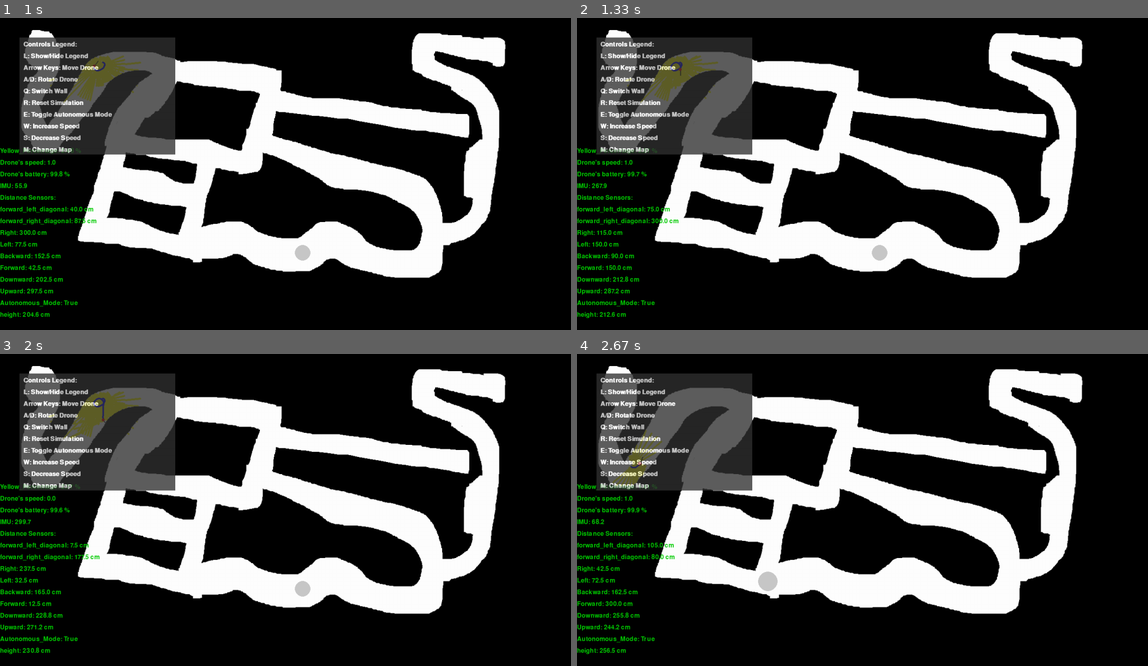
Above: before the commit, frames 1-4 (two rows, left to right).
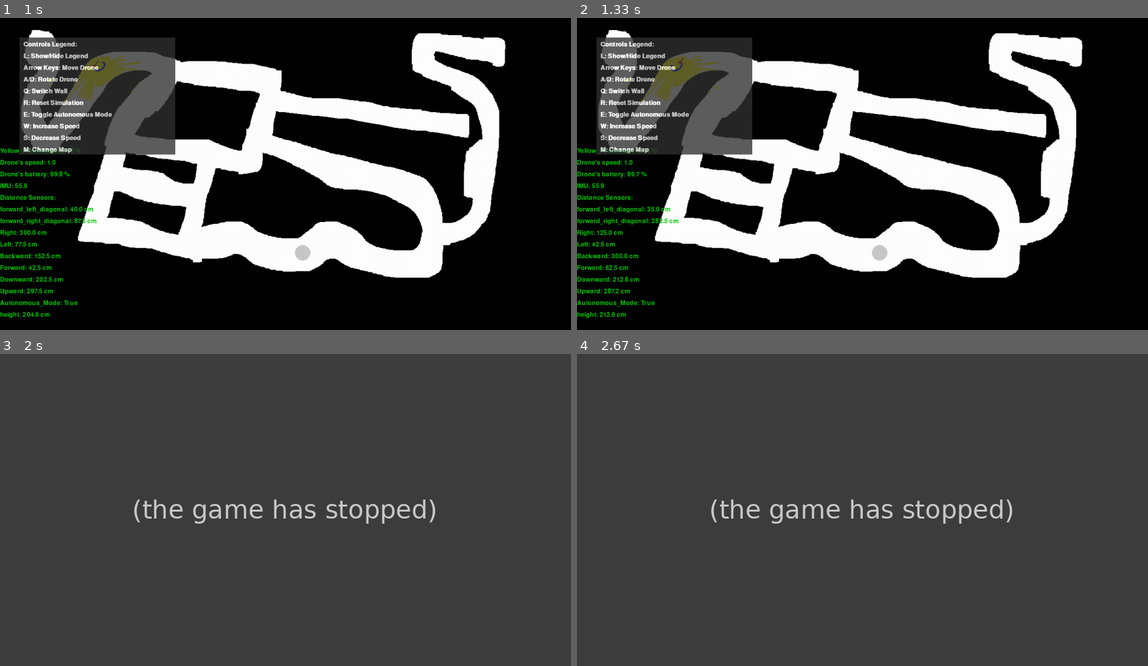
Above: after the commit, the same moments.

Repository: Raz-Saad/Autonomous_Robotics_Final_Project
Game: pygame game, started from src/Main_Pygame.py
Two runs of this game, one before a commit and one after it. Both use one fixed random seed, a clock stepped at 60 frames per second and the inputs below.
Inputs:
- Up to frame 1 (1 s): tap 2 at 0.33, 0.67 s
- Up to frame 2 (1.33 s): hold H from 1 s (still down); hold Right from 1 s (still down)
- Up to frame 3 (2 s): release H at 1.47 s; release Right at 1.47 s
- Up to frame 4 (2.67 s): no input

Frame 1 is identical in both runs. In frame 2, 0.3% of the frame differs, in the area x 2-25%, y 12-81%; in frame 3, 95%; in frame 4, 96%, in the area x 0-100%, y 0-100%.
Error after the commit: IndexError: list index out of range (Drone.py line 348); the game stopped at 1.65 s (later frames are placeholders)

Commit message:
started working on return home algo

Diff:
--- a/src/DistanceSensor.py
+++ b/src/DistanceSensor.py
@@ -4,6 +4,7 @@
     def __init__(self, sensor_direction, distance=0):
         self.distance = distance  # the distance from an obstacle
         self.direction = sensor_direction  # forward, backward, left, right , forward_right_diagonal , forward_left_diagonal
+        self.max_range = 120
 
     # update the current distance from an obstacle using the map and drone's position
     def update_values(self, map_matrix, location_on_map, drone_radius, drone_orientation):
--- a/src/Drone.py
+++ b/src/Drone.py
@@ -49,7 +49,8 @@
         #TODO: WHY 50?
         self.z_level = 50 # the actual height of the drone in the map
 
-
+        # returning home parameters:
+        self.return_home_path = []  # empty list to store all the calculated path
 
     def update_sensors(self, map_matrix, position, drone_radius, orientation,floor_level, ceiling_level,obstacles): # added some parameters for height sensors
         self.forward_distance_sensor.update_values(map_matrix, position, drone_radius, orientation)
@@ -81,8 +82,8 @@
     # the wall distance should be adjusted relative to the drone's height:
     def update_desired_wall_distance(self,deviation):
         self.desired_wall_distance = int(self.initial_desired_wall_distance +
-                                    deviation * self.initial_desired_wall_distance
-                                    )
+                                         deviation * self.initial_desired_wall_distance
+                                         )
 
 
     def move_drone(self,drone_pos , direction):
@@ -118,10 +119,10 @@
             if self.is_hugging_right: # drone is hugging the right side and is looking for the left wall
                 #checking if the drone should move without the PID
                 if  self.forward_distance_sensor.distance > delta and \
-                    self.leftward_distance_sensor.distance > delta and \
-                    self.rightward_distance_sensor.distance > delta and \
-                    self.forward_left_diagonal_distance_sensor.distance > delta and \
-                    self.forward_right_diagonal_distance_sensor.distance > delta:
+                        self.leftward_distance_sensor.distance > delta and \
+                        self.rightward_distance_sensor.distance > delta and \
+                        self.forward_left_diagonal_distance_sensor.distance > delta and \
+                        self.forward_right_diagonal_distance_sensor.distance > delta:
                     # Move forward without PID control
                     new_pos = self.move_drone(drone_pos, "forward")
                     return new_pos
@@ -136,10 +137,10 @@
                 self.use_pid = True
             else: # drone is hugging the left side and is looking for the right wall
                 if  self.forward_distance_sensor.distance > delta and \
-                    self.leftward_distance_sensor.distance > delta and \
-                    self.rightward_distance_sensor.distance > delta and \
-                    self.forward_left_diagonal_distance_sensor.distance > delta and \
-                    self.forward_right_diagonal_distance_sensor.distance > delta:
+                        self.leftward_distance_sensor.distance > delta and \
+                        self.rightward_distance_sensor.distance > delta and \
+                        self.forward_left_diagonal_distance_sensor.distance > delta and \
+                        self.forward_right_diagonal_distance_sensor.distance > delta:
                     # Move forward without PID control
                     new_pos = self.move_drone(drone_pos, "forward")
                     return new_pos
@@ -223,7 +224,7 @@
 
 
 
-    def update_position_by_algorithm(self, drone_pos, dt):
+    def update_position_by_algorithm(self, drone_pos, dt,map_matrix, drone_radius):
 
         self.change_z_level_by_pid(dt)
 
@@ -235,7 +236,9 @@
         #checking if in returing home mode is activated
         if self.returning_to_start:
             # Get the next position on the return trail
-            new_pos = self.get_next_position_for_trailback()
+            # new_pos = self.get_next_position_for_trailback()
+            new_pos = self.get_next_position_from_returning_home_algo(map_matrix,drone_pos, drone_radius)
+
         else:
             # checking if the drone can fly
             if not self.drone_idle and not self.drone_about_to_touch_wall():
@@ -271,6 +274,139 @@
 
         return new_pos
 
+        # returning home imporvements:
+
+        # to make the drone be able to find all points of trail which are at line of sight:
+
+    def is_line_of_sight_clear(self, start, end, map_matrix, drone_radius):
+        def bresenham_line(x0, y0, x1, y1):
+            """Bresenham's Line Algorithm"""
+            points = []
+            dx = abs(x1 - x0)
+            dy = abs(y1 - y0)
+            sx = 1 if x0 < x1 else -1
+            sy = 1 if y0 < y1 else -1
+            err = dx - dy
+
+            while True:
+                points.append((x0, y0))
+                if (x0, y0) == (x1, y1):
+                    break
+                e2 = err * 2
+                if e2 > -dy:
+                    err -= dy
+                    x0 += sx
+                if e2 < dx:
+                    err += dx
+                    y0 += sy
+            return points
+
+        def is_clear_path(path):
+            for (x, y) in path:
+                if x < 0 or x >= len(map_matrix[0]) or y < 0 or y >= len(map_matrix):
+                    return False
+                if map_matrix[y][x] == 1:  # There's an obstacle
+                    return False
+            return True
+
+        # Main line
+        main_path = bresenham_line(int(start[0]), int(start[1]), int(end[0]), int(end[1]))
+        if not is_clear_path(main_path):
+            return False
+
+        # Right offset
+        right_offset_start = (start[0] + drone_radius+50, start[1])
+        right_offset_end = (end[0] + drone_radius+50, end[1])
+        right_path = bresenham_line(int(right_offset_start[0]), int(right_offset_start[1]), int(right_offset_end[0]),
+                                    int(right_offset_end[1]))
+        if not is_clear_path(right_path):
+            return False
+
+        # Left offset
+        left_offset_start = (start[0] - drone_radius - 50, start[1])
+        left_offset_end = (end[0] - drone_radius -50, end[1])
+        left_path = bresenham_line(int(left_offset_start[0]), int(left_offset_start[1]), int(left_offset_end[0]),
+                                   int(left_offset_end[1]))
+        if not is_clear_path(left_path):
+            return False
+
+        return True
+
+    def get_next_position_from_returning_home_algo(self, map_matrix, drone_pos, drone_radius):
+        current_position = drone_pos  # self.trail[-1]
+        trail_points_within_radius = []
+
+        # finding all tail points in range and with clear line of sight:
+        for idx, point in enumerate(self.trail):
+            distance = math.sqrt((current_position[0] - point[0]) ** 2 + (current_position[1] - point[1]) ** 2)
+            if distance <= self.leftward_distance_sensor.max_range * 2:
+                if self.is_line_of_sight_clear(current_position, point, map_matrix, drone_radius):
+                    trail_points_within_radius.append((idx, point))
+
+        if not trail_points_within_radius:
+            print("no points on trail have been found")
+            return self.trail[0]
+
+
+        # Find the point with the closest index to the start (trail[0])
+        closest_point = min(trail_points_within_radius, key=lambda p: abs(p[0]))
+
+        #print("getting a path")
+
+        # make a path from current pos to the closest point to start:
+        path = self.get_path_from_current_to_desired(drone_pos, closest_point[1])
+        #print("reached here")
+        #print(path)
+        self.return_home_path.extend(path)  # Append all points from the path to return_home_path
+        #print("reached post extending")
+        self.update_angle_to_next_position_for_trailback(self.return_home_path[0])
+        next_position = self.return_home_path.pop(0)
+        return next_position
+
+    def get_path_from_current_to_desired(self, current_pos, desired_pos):
+        """
+        Generates a list of points forming a path from current_pos to desired_pos using Bresenham's line algorithm.
+
+        Args:
+            current_pos (tuple): The starting position of the drone (x, y).
+            desired_pos (tuple): The desired position to reach (x, y).
+
+        Returns:
+            List[tuple]: List of points from current_pos to desired_pos.
+        """
+        path = []
+
+        x1, y1 = current_pos
+        x1 = int(x1)
+        y1 = int(y1)
+        x2, y2 = desired_pos
+        x2 = int(x2)
+        y2 = int(y2)
+
+        dx = abs(x2 - x1)
+        dy = abs(y2 - y1)
+        sx = 1 if x1 < x2 else -1
+        sy = 1 if y1 < y2 else -1
+        err = dx - dy
+
+        take_flag = True
+        while (x1, y1) != (x2, y2):
+
+            if take_flag:
+                path.append((x1, y1))
+            take_flag = not take_flag
+
+            e2 = err * 2
+            if e2 > -dy:
+                err -= dy
+                x1 += sx
+            if e2 < dx:
+                err += dx
+                y1 += sy
+
+        path.append((x2, y2))  # Include the final position
+        return path
+
     def drone_about_to_touch_wall(self):
         drone_speed = self.optical_flow_sensor.get_current_speed()
         return ((self.forward_distance_sensor.distance < 22.5)
@@ -313,24 +449,3 @@
             if distance <= radius:
                 return True
         return False
-
-    #TODO: WE ARE NOT USING THIS FUNCTION , IF NOT NEEDED , DELETE
-    def correct_angle_to_avoid_wall(self):
-        # Determine the direction of the wall
-        # Assuming the drone is facing right
-        if self.rightward_distance_sensor.distance < 10:
-            # Correct angle to avoid the wall on the right
-            self.update_drone_angle(-20)
-        elif self.forward_right_diagonal_distance_sensor.distance < 10: # TODO: NEED TO CHECK IF -20 IS THE RIGHT FOR right_diagonal
-            self.update_drone_angle(-20)
-        elif self.forward_left_diagonal_distance_sensor.distance < 10:  # TODO:NEED TO CHECK IF 20 IS THE RIGHT FOR left_diagonal
-            self.update_drone_angle(20)
-        elif self.leftward_distance_sensor.distance < 10:
-            # Correct angle to avoid the wall on the left
-            self.update_drone_angle(20)
-        elif self.forward_distance_sensor.distance < 10:
-            # Correct angle to avoid the wall in front
-            self.update_drone_angle(-40)
-        elif self.backward_distance_sensor.distance < 10:
-            # Correct angle to avoid the wall behind
-            self.update_drone_angle(40)
--- a/src/Main_Pygame.py
+++ b/src/Main_Pygame.py
@@ -402,6 +402,10 @@
 
             if keys[pygame.K_2]:
                 self.move_drone_z_axis(-1)
+
+            if keys[pygame.K_h]:
+                print("h was pressed, returning home...")
+                self.drone.returning_to_start = True
 
             if keys[pygame.K_LEFT]:
                 self.move_drone_by_direction("backward")
@@ -435,21 +439,7 @@
             # Update the last key state
             self.last_key_state = keys
 
-            # #FOR UPDATING P
-            # if keys[pygame.K_1]:
-            #     self.drone.pid_controller.update_P_value(PID_value_change)
-            # if keys[pygame.K_2]:
-            #     self.drone.pid_controller.update_P_value(-PID_value_change)
-            # #FOR UPDATING I
-            # if keys[pygame.K_3]:
-            #     self.drone.pid_controller.update_I_value(PID_value_change)
-            # if keys[pygame.K_4]:
-            #     self.drone.pid_controller.update_I_value(-PID_value_change)
-            # #FOR UPDATING D
-            # if keys[pygame.K_5]:
-            #     self.drone.pid_controller.update_D_value(PID_value_change)
-            # if keys[pygame.K_6]:
-            #     self.drone.pid_controller.update_D_value(-PID_value_change)
+
 
             # Check if it's time to update the sensors , we want to update 10 times per second
             current_time = pygame.time.get_ticks()
@@ -463,7 +453,11 @@
 
             if is_autonomous:
                 # Update drone position by algorithm
-                self.drone_pos = self.drone.update_position_by_algorithm(self.drone_pos, dt)
+                self.drone_pos = self.drone.update_position_by_algorithm(
+                    self.drone_pos,
+                    dt,
+                    self.map_matrix,
+                    self.drone_radius)
             else:
                 self.move_drone_by_direction()
             #checking if the drone crashing into the wall or not
